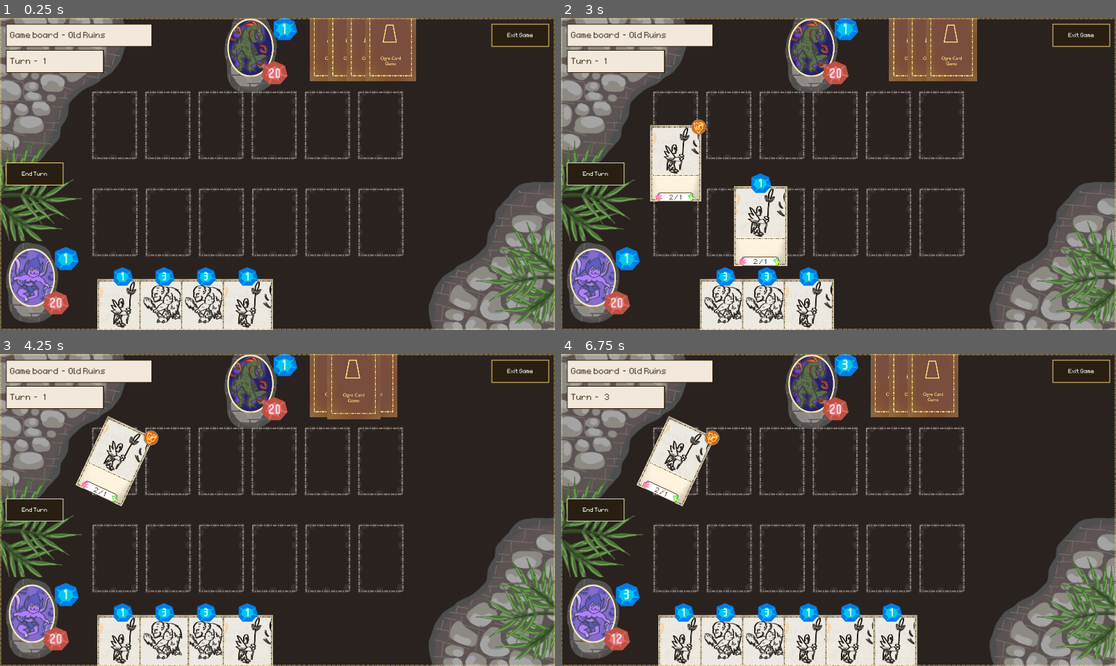
Above: before the commit, frames 1-4 (two rows, left to right).
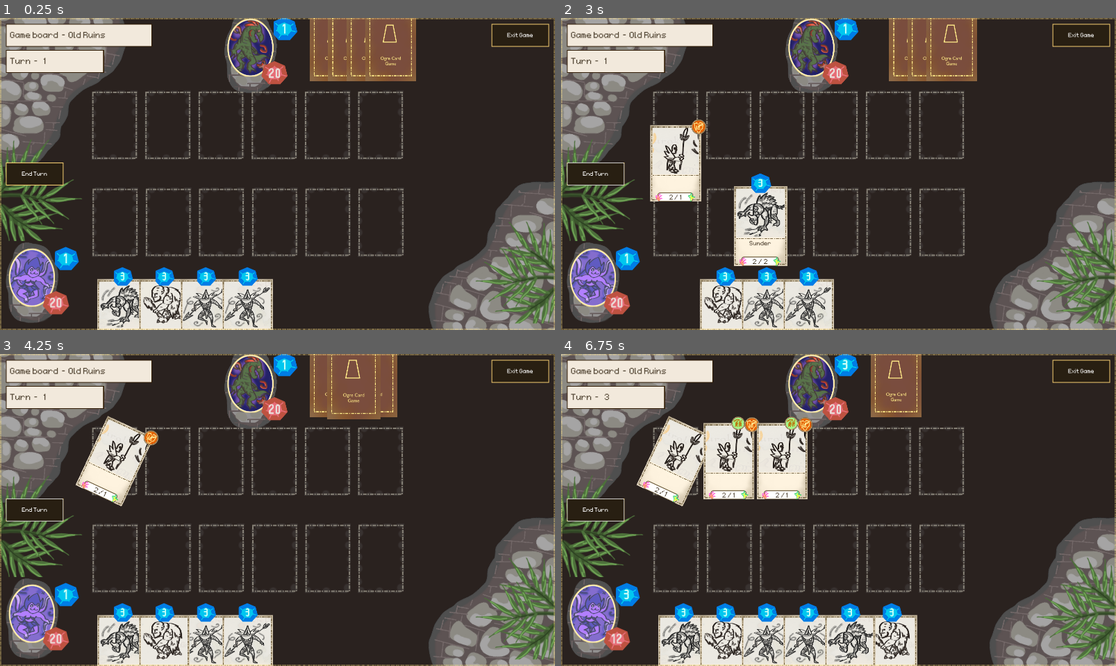
Above: after the commit, the same moments.

Repository: OttoElomaa/Godot-4-Ogre-Card-Game
Game: Godot game, scene res://GameScenes/main.tscn
The game is run twice, just before and just after one commit, with the same random seed, the same clock (stepped at 60 frames per second) and the same inputs.
Inputs (mouse positions are in pixels of both pictures, inside the frame that each line leads up to):
- Up to frame 1 (0.25 s): no input
- Up to frame 2 (3 s): click (594, 174) at 0.5 s; click (594, 174) at 1.25 s; click (594, 174) at 2 s; tap Enter at 2.75 s; drag from (683, 317) to (916, 42) at 2.77 s
- Up to frame 3 (4.25 s): drag from (166, 653) to (355, 378) at 3.52 s
- Up to frame 4 (6.75 s): move the mouse to (766, 653) at 4.27 s; click (766, 653) at 4.42 s; tap Space at 5 s; drag from (810, 653) to (916, 378) at 5.02 s; drag from (849, 653) to (916, 378) at 5.77 s; drag from (894, 378) to (766, 653) at 6.52 s

The runs differ from the first frame. In frame 1, 1.6% of the frame differs, in the area x 17-49%, y 81-100%; in frame 2, 1.8%; in frame 3, 1.6%; in frame 4, 8.6%, in the area x 17-72%, y 0-100%.

Commit message:
Added code for loading a random card from folder. Minor/art: Added sunder creature and duelist creature. (keywords not working yet)

Diff:
--- /dev/null
+++ b/Cards/Creatures/Cr-MardokHound.tscn
@@ -0,0 +1,13 @@
+[gd_scene load_steps=3 format=3 uid="uid://dwj4lr0i67frt"]
+
+[ext_resource type="PackedScene" uid="uid://mxfejwivkelm" path="res://Cards/card.tscn" id="1_kp5c2"]
+[ext_resource type="Texture2D" uid="uid://dxwwujckku1ic" path="res://Art/CardArt/card-art-creature-mardok-houndbeast.png" id="2_kp5c2"]
+
+[node name="Card-Cr-MardokHound" instance=ExtResource("1_kp5c2")]
+manaCost = 3
+startingDamage = 2
+startingHealth = 2
+hasSunder = true
+
+[node name="Art" parent="Frontside" index="1"]
+texture = ExtResource("2_kp5c2")
--- /dev/null
+++ b/Cards/Creatures/Cr-RukRaider.tscn
@@ -0,0 +1,13 @@
+[gd_scene load_steps=3 format=3 uid="uid://c7v3m7qb227jv"]
+
+[ext_resource type="PackedScene" uid="uid://mxfejwivkelm" path="res://Cards/card.tscn" id="1_wr60q"]
+[ext_resource type="Texture2D" uid="uid://bm48rqyud4hpd" path="res://Art/CardArt/card-art-creature-ruk-raider.png" id="2_wr60q"]
+
+[node name="Card-Cr-RukRaider" instance=ExtResource("1_wr60q")]
+manaCost = 3
+startingDamage = 2
+startingHealth = 2
+hasDuelist = true
+
+[node name="Art" parent="Frontside" index="1"]
+texture = ExtResource("2_wr60q")
--- a/GameScenes/cards_manager.gd
+++ b/GameScenes/cards_manager.gd
@@ -8,6 +8,7 @@
 
 @onready var CardOgre: PackedScene = preload("res://Cards/Creatures/Cr-Ogre.tscn")
 @onready var CardPikeman: PackedScene = preload("res://Cards/Creatures/Cr-Pikeman.tscn")
+@onready var CardRukRaider: PackedScene = preload("res://Cards/Creatures/Cr-RukRaider.tscn")
 
 
 var main:Node = null
@@ -24,6 +25,9 @@
 func _ready() -> void:
 	screenSize = get_viewport_rect()
 
+
+
+func setup():
 	dealPlayerHand()
 	dealEnemyHand()
 
@@ -52,11 +56,11 @@
 func drawCard(targetHand:Node2D):
 
 	var cardScene = CardOgre.instantiate()
-	#if randi_range(0,5) > 2:
 	if dumbHandDrawCounter < 1:
 		cardScene = CardPikeman.instantiate()
-	elif randi_range(0,5) > 3:
-		cardScene = CardPikeman.instantiate()
+	else:
+		cardScene = main.loadRandomCard("res://Cards/Creatures/")
+
 	targetHand.add_child(cardScene)
 	return cardScene
 
--- a/GameScenes/main.gd
+++ b/GameScenes/main.gd
@@ -22,6 +22,7 @@
 	$BattleSystem.main = self
 	$BattleSystem.cardsManager = $CardsManager
 
+	$CardsManager.setup()
 	updateUi($BattleSystem.turnCount)
 
 	for slot:CardSlot in $PlayerSlots.get_children():
@@ -78,6 +79,20 @@
 func getEnemySlots():
 	return $EnemySlots.get_children()
 
+##################################################################
+
+func loadRandomCard(folderPath:String) -> Node:
+
+	var dir := DirAccess.open(folderPath)
+
+	var file_names := dir.get_files()
+
+	var size = file_names.size()
+	var rng = randi_range(0, size - 1)
+	var random_file := file_names[rng]
+
+	var card:PackedScene = load(folderPath + random_file)
+	return card.instantiate()
 
 
 #################################################################################
Binary file added: Art/CardArt/card-art-creature-mardok-houndbeast.png
Not shown, added: Art/CardArt/card-art-creature-mardok-houndbeast.png.import
Binary file added: Art/CardArt/card-art-creature-ruk-raider.png
Not shown, added: Art/CardArt/card-art-creature-ruk-raider.png.import
Not shown, added: Art/CardArt/card-art-creature-ruk-raider.pdn
